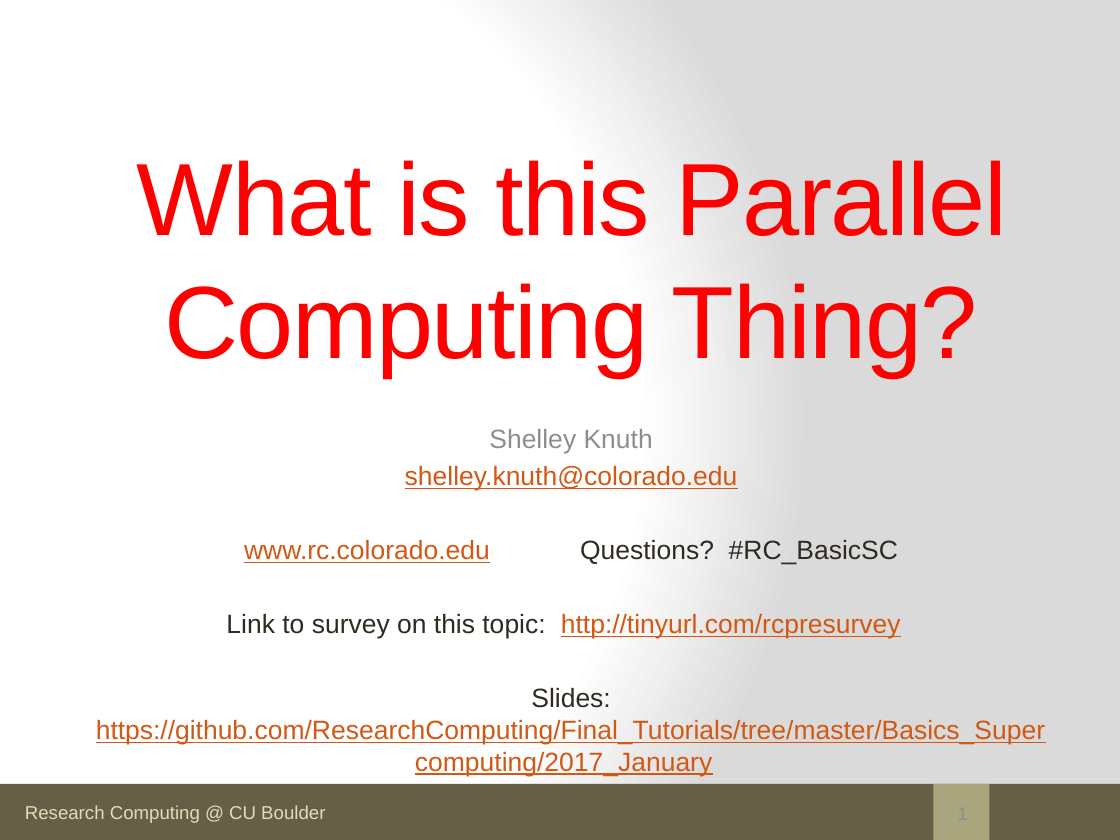
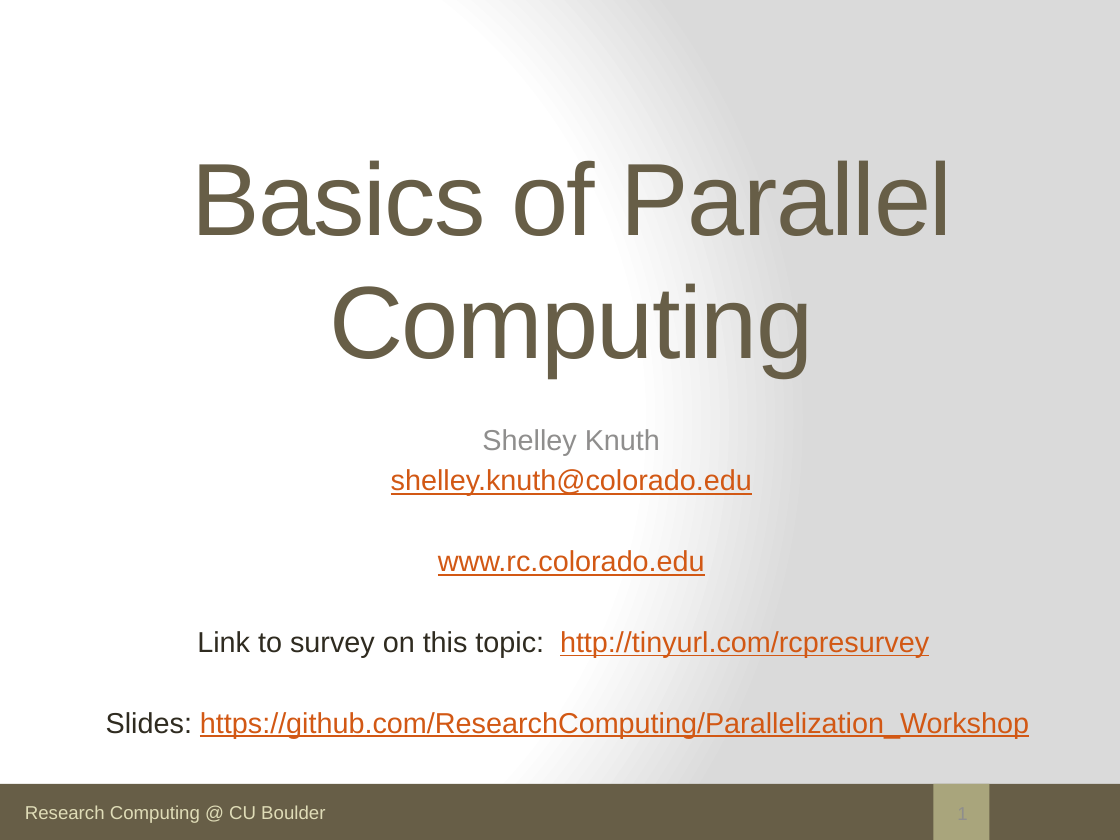
Before and after one commit to agamtomar/Parallelization_Workshop, a slide deck: slide 1 of Day1/beginner_parallel_computing.pptx. Drawn at 1120x840 pixels with LibreOffice and Linux fonts; fonts in the diff are those of the drawing. Boxes give left, top, right and bottom in pixels: in the first picture for what was removed or moved away, otherwise in the second. Text is boxed around its words. In the diff, an @@ line names an element or a change of style, - is before the commit and + after.

```diff
--- a/Day1/beginner_parallel_computing.pptx
+++ b/Day1/beginner_parallel_computing.pptx
@@ title at (x1=191, y1=160, x2=952, y2=377): text changed; text colour #FF0000 to #675E47 @@
-What is this Parallel Computing Thing?
+Basics of Parallel Computing
@@ subtitle at (x1=197, y1=429, x2=929, y2=657): size 17 to 18.5 pt in "Shelley Knuth", "shelley.knuth@colorado.edu", "Link to survey on this topic: http://tinyurl.com/rcpresurvey" @@
@@ subtitle at (x1=438, y1=550, x2=705, y2=576): text changed; size 17 to 18.5 pt; text colour #2F2B20 to #D25814 @@
-www.rc.colorado.edu Questions? #RC_BasicSC
+www.rc.colorado.edu
@@ subtitle at (x1=106, y1=712, x2=1029, y2=738): text changed; size 17 to 18.5 pt @@
-Slides: https://github.com/ResearchComputing/Final_Tutorials/tree/master/Basics_Supercomputing/2017_January
+Slides: https://github.com/ResearchComputing/Parallelization_Workshop
```
Also in this commit, not shown: 15 other slides changed, 1 other file.
